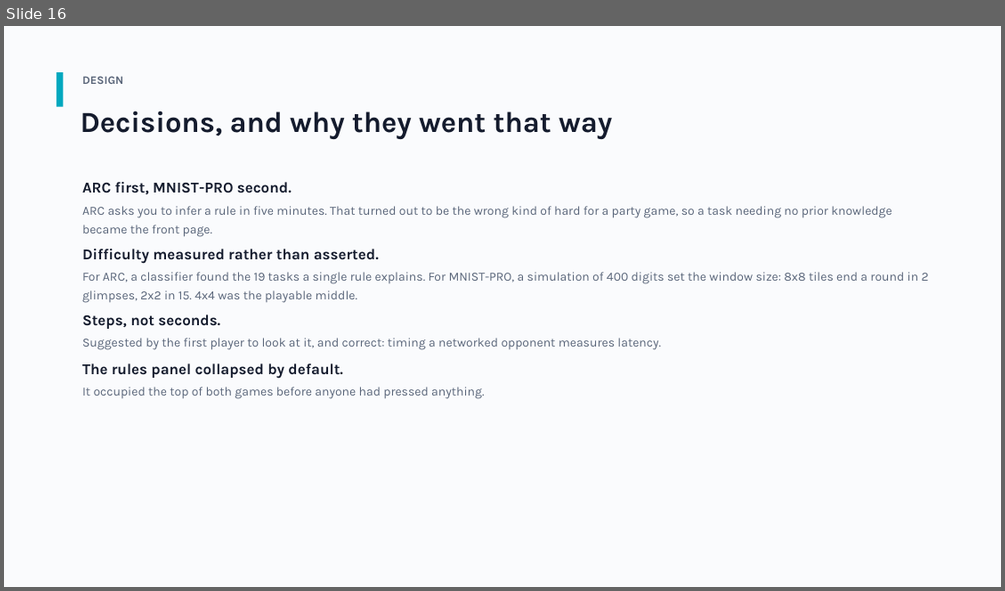
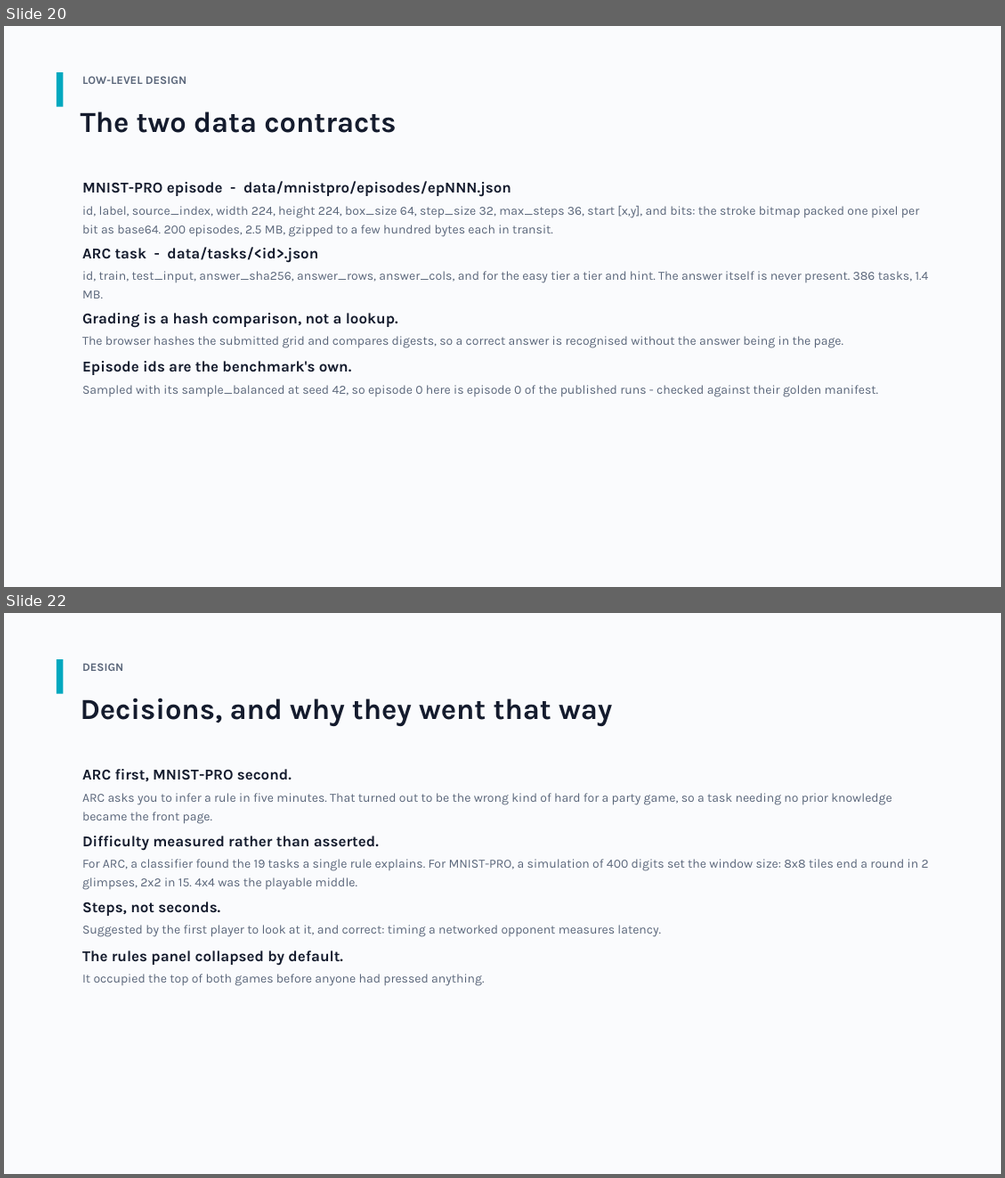
Before and after one commit to panandi/mnistpro, a slide deck: docs/MNIST-PRO-overview.pptx. Shown one above the other, each under a label of ours: slide 16 before the commit, slides 20 and 22 after it; the slides between them are not shown. The pictures are 1005x591 and 1005x1178 pixels, drawn with LibreOffice and Linux fonts; fonts in the diff are those of the drawing. Boxes give left, top, right and bottom in pixels: in the first picture for what was removed or moved away, otherwise in the second. Text is boxed around its words. In the diff, an @@ line names an element or a change of style, - is before the commit and + after.

```diff
--- a/docs/MNIST-PRO-overview.pptx
+++ b/docs/MNIST-PRO-overview.pptx
@@ slide 20 added at [4,26,1001,587], background #FFFFFF @@
@@ rectangle added at [4,26,1001,587], fill #FAFBFD @@
@@ rectangle added at [57,72,63,107], fill #00A8BF @@
@@ text added at [82,76,186,84], 11 pt, text #5A667A, bold @@
+LOW-LEVEL DESIGN
@@ text added at [81,111,396,133], 28 pt, text #141B2D, bold @@
+The two data contracts
@@ text added at [82,181,511,197], 14.5 pt, text #141B2D, bold @@
+MNIST-PRO episode - data/mnistpro/episodes/epNNN.json
@@ text added at [82,206,919,237], 12 pt, text #5A667A @@
+id, label, source_index, width 224, height 224, box_size 64, step_size 32, max_steps 36, start [x,y], and bits: the stroke bitmap packed one pixel per bit as base64. 200 episodes, 2.5 MB, gzipped to a few hundred bytes each in transit.
@@ text added at [82,247,318,263], 14.5 pt, text #141B2D, bold @@
+ARC task - data/tasks/<id>.json
@@ text added at [82,271,929,298], 12 pt, text #5A667A @@
+id, train, test_input, answer_sha256, answer_rows, answer_cols, and for the easy tier a tier and hint. The answer itself is never present. 386 tasks, 1.4 MB.
@@ text added at [82,313,398,328], 14.5 pt, text #141B2D, bold @@
+Grading is a hash comparison, not a lookup.
@@ text added at [82,336,843,348], 12 pt, text #5A667A @@
+The browser hashes the submitted grid and compares digests, so a correct answer is recognised without the answer being in the page.
@@ text added at [82,361,352,375], 14.5 pt, text #141B2D, bold @@
+Episode ids are the benchmark's own.
@@ text added at [82,385,878,397], 12 pt, text #5A667A @@
+Sampled with its sample_balanced at seed 42, so episode 0 here is episode 0 of the published runs - checked against their golden manifest.
@@ what was slide 16 is now slide 22 @@
```
Also in this commit, not shown: 5 other slides added.
